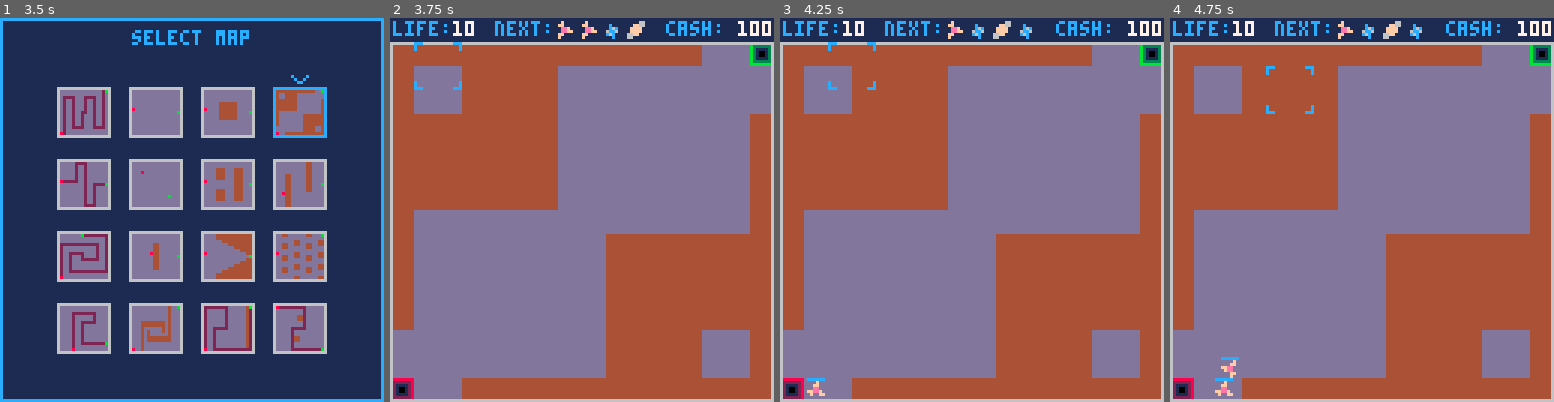
Above: before the commit, frames 1-4 (left to right).
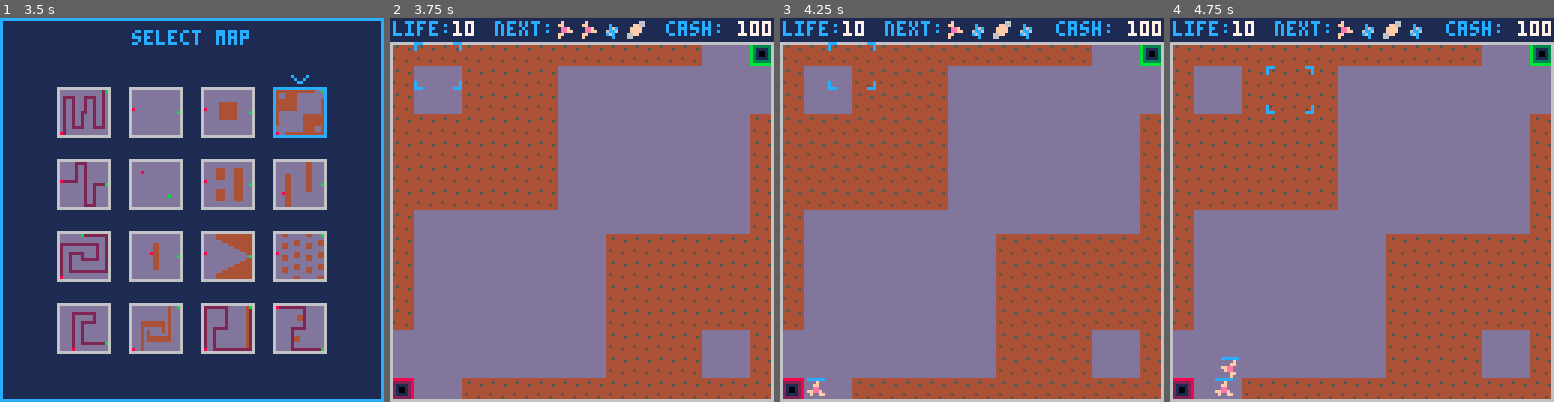
Above: after the commit, the same moments.

Repository: langchr86/pico-bubble-towers
Game: PICO-8 cartridge bubble-towers.p8
The game is run twice, just before and just after one commit, with the same random seed, the same clock (stepped at 60 frames per second) and the same inputs.
Inputs:
- Up to frame 1 (3.5 s): tap O (Z key) at 0.33, 0.7, 1.43, 2.22, 3.1 s; tap X (X key) at 1.07, 2.07, 2.4, 2.73, 3.07, 3.4 s; hold Left 1.97-2.37 s; hold Down 2.42-2.82 s; hold Right from 2.87 s (still down)
- Up to frame 2 (3.75 s): release Right at 3.53 s; hold Up from 3.58 s (still down); tap X (X key) at 3.73 s
- Up to frame 3 (4.25 s): tap O (Z key) at 3.98 s; tap X (X key) at 4.07 s; release Up at 4.08 s; hold Right from 4.13 s (still down)
- Up to frame 4 (4.75 s): tap X (X key) at 4.4, 4.73 s; release Right at 4.53 s; hold Down from 4.58 s (still down)

Frame 1 is identical in both runs. In frame 2, 2.7% of the frame differs, in the area x 0-100%, y 7-100%; in frame 3, 2.7%; in frame 4, 2.7%.

Commit message:
add structure to wall sprite

Diff:
--- a/bubble-towers.p8
+++ b/bubble-towers.p8
@@ -38,12 +38,12 @@
 
 __gfx__
 000000001111111144444444dddddddd22222222ccc0000000000ccc000000000000000000000000000000000000000000000000000000000000000000000000
-000000001111111144444444dddddddd22222222c00000000000000c00000000000f00000000f00000000f00000000000000000000000000000000000000c000
-007007001111111144444444dddddddd22222222c00000000000000c0000000000ff0000000ff0000000ff000ff00f00000c000000000000000c60000006c000
+000000001111111144544444dddddddd22222222c00000000000000c00000000000f00000000f00000000f00000000000000000000000000000000000000c000
+007007001111111144444454dddddddd22222222c00000000000000c0000000000ff0000000ff0000000ff000ff00f00000c000000000000000c60000006c000
 000770001111111144444444dddddddd2222222200000000000000000c0000c0000eef00000ee0000ffee00000feeff0000c6c000cc6c0000006ccc000cc6000
 000770001111111144444444dddddddd22222222000000000000000000c00c00000eeff00ffeef0000fee000000ee000006cc600006cc60000ccc600006cc000
-007007001111111144444444dddddddd222222220000000000000000000cc00000ff000000f00ff00000ff00000ff00000c6c000000c6cc000006c0000c60000
-000000001111111144444444dddddddd2222222200000000000000000000000000f00000000000000000f000000f00000000c000000000000000000000c00000
+007007001111111145444444dddddddd222222220000000000000000000cc00000ff000000f00ff00000ff00000ff00000c6c000000c6cc000006c0000c60000
+000000001111111144444544dddddddd2222222200000000000000000000000000f00000000000000000f000000f00000000c000000000000000000000c00000
 000000001111111144444444dddddddd222222220000000000000000000000000000000000000000000000000000000000000000000000000000000000000000
 0000000088888888bbbbbbbbcc0000cc000000000000000000000000000000000000000000000000000000000000000000000000000000000000000000000000
 0000000082222228b333333bc000000c000000000000000000000000000000000000066000000000066000000006600000099000000aa00000099000000aa000
